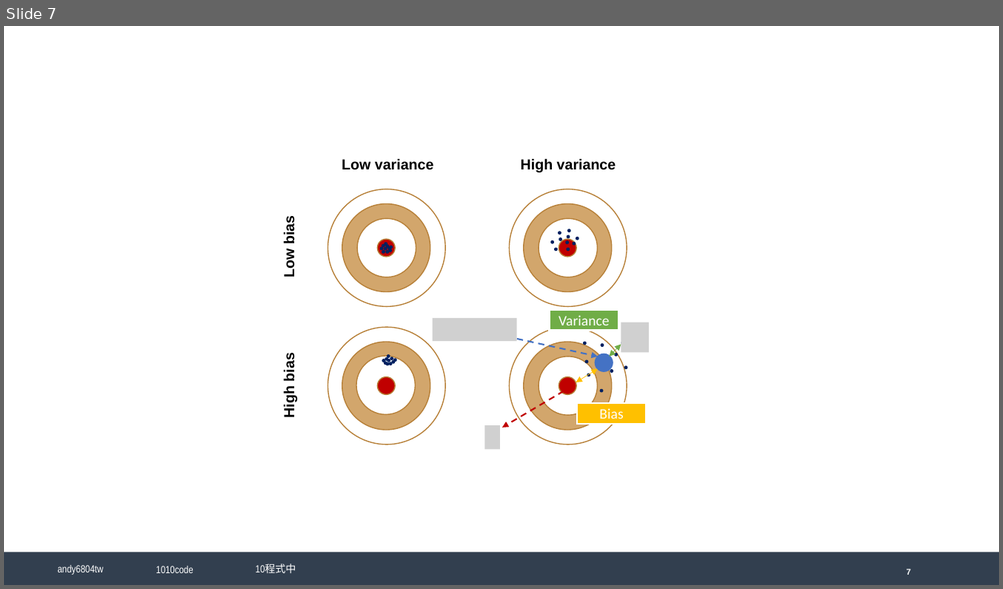
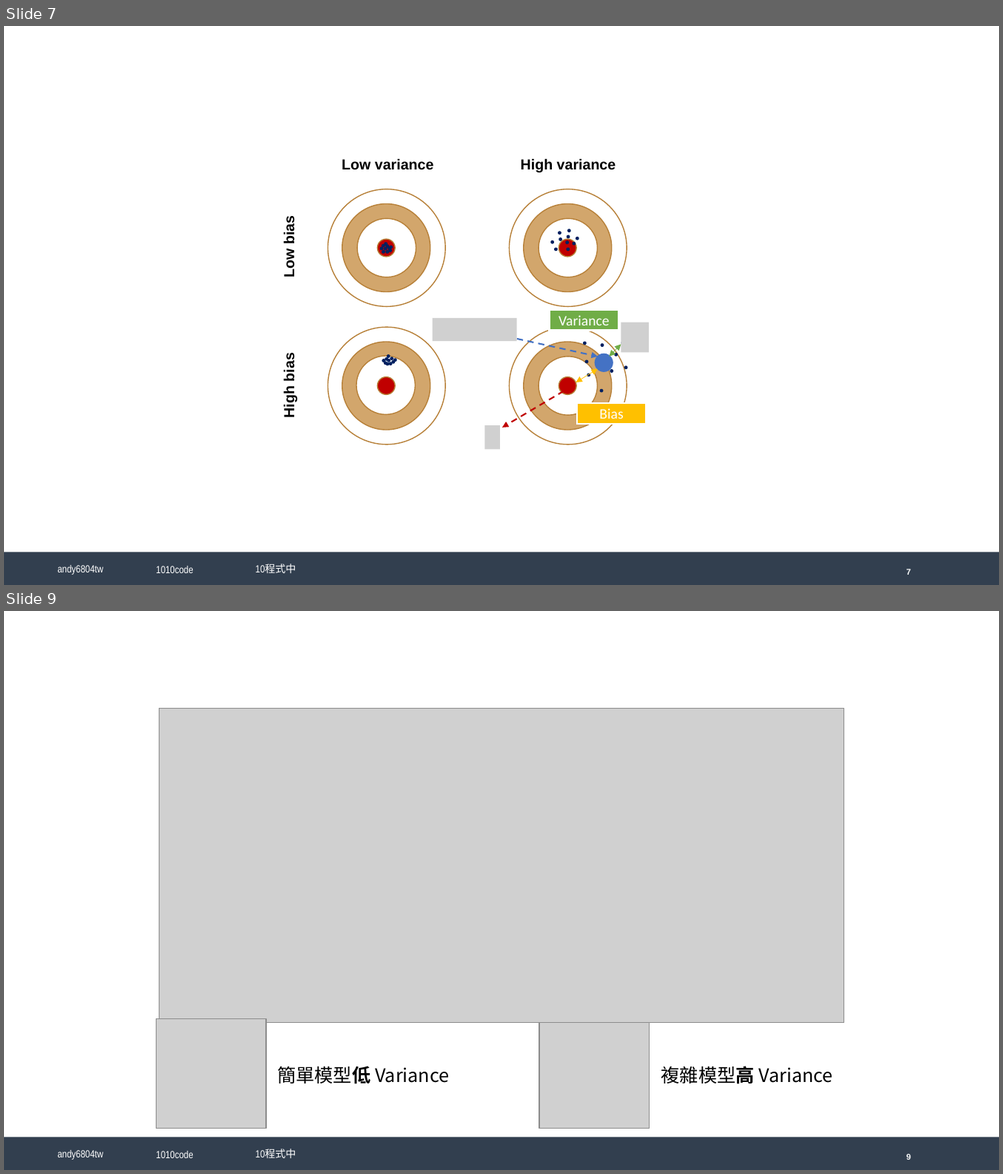
Before and after one commit to andy6804tw/crazyai-dl, a slide deck: docs/material/Deep Learning.pptx. Shown one above the other, each under a label of ours: slide 7 before the commit, slides 7 and 9 after it; the slides between them are not shown. The pictures are 1003x589 and 1003x1174 pixels, drawn with LibreOffice and Linux fonts; fonts in the diff are those of the drawing; grey boxes stand for pictures; background and template pictures are left out. Boxes give left, top, right and bottom in pixels: in the first picture for what was removed or moved away, otherwise in the second. Text is boxed around its words. In the diff, an @@ line names an element or a change of style, - is before the commit and + after.

```diff
--- a/docs/material/Deep Learning.pptx
+++ b/docs/material/Deep Learning.pptx
@@ slide 9 added at [4, 611, 999, 1170], background #FFFFFF; not listed: 5 template elements that a slide beside it also shows @@
@@ picture added at [159, 709, 844, 1023] @@
@@ picture added at [156, 1019, 266, 1129] @@
@@ picture added at [539, 1023, 649, 1129] @@
@@ text added at [277, 1066, 449, 1085], 18 pt, text #000000 @@
+簡單模型低 Variance
@@ text added at [661, 1066, 832, 1085], 18 pt, text #000000 @@
+複雜模型高 Variance
```
Also in this commit, not shown: 5 other slides added, 1 slide removed, 10 other files.
